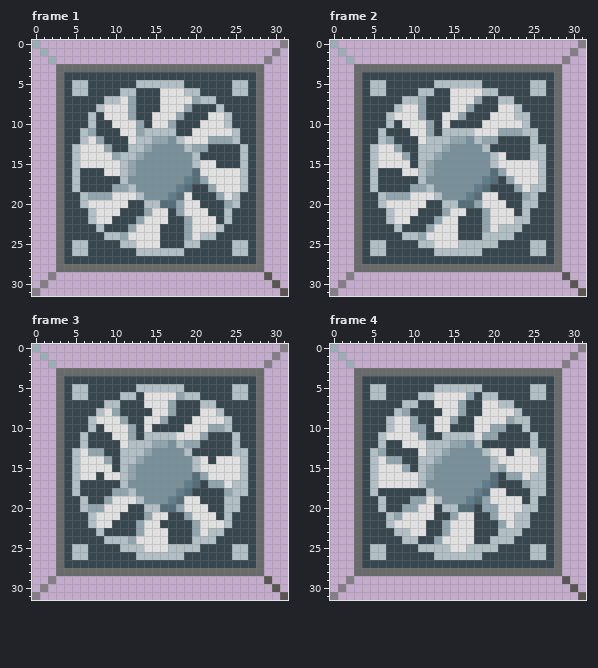
Edited in one commit: pixel-art file (RawArt/Art Material/electronic/Heat Sink Core.aseprite). The first picture shows the starting point.
32x32 pixels, 18 frames. Shown: frame 1, frame 2, frame 3, frame 4. The commit also changed other frames, which this record leaves out.
Once edited:
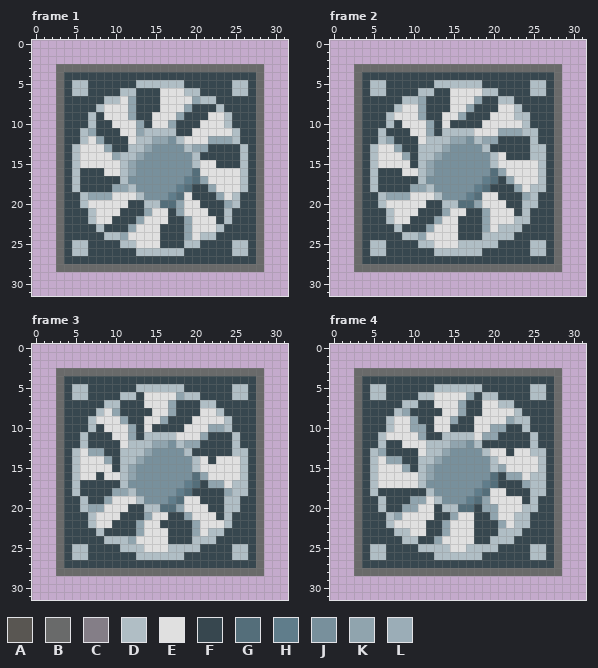
Palette (. is transparent): A #595652  B #696a6a  C #847e87  D #b0bec5  E #e0e0e0  F #37474f  G #546e7a  H #607d8b  J #78909c  K #90a4ae  L #9badb7
From old to new:
Frame 1, layer "background":
The author cleared colour A in row 29 at x 29; in row 30 at x 30; in row 31 at x 31.
The author cleared colour C in row 0 at x 31; in row 1 at x 30; in row 2 at x 29; in row 29 at x 2; in row 30 at x 1; in row 31 at x 0.
The author cleared colour L in row 0 at x 0; in row 1 at x 1; in row 2 at x 2.
Frame 2, layer "background": the same change as frame 1
Frame 3, layer "background": the same change as frame 1
Frame 4, layer "background": the same change as frame 1
